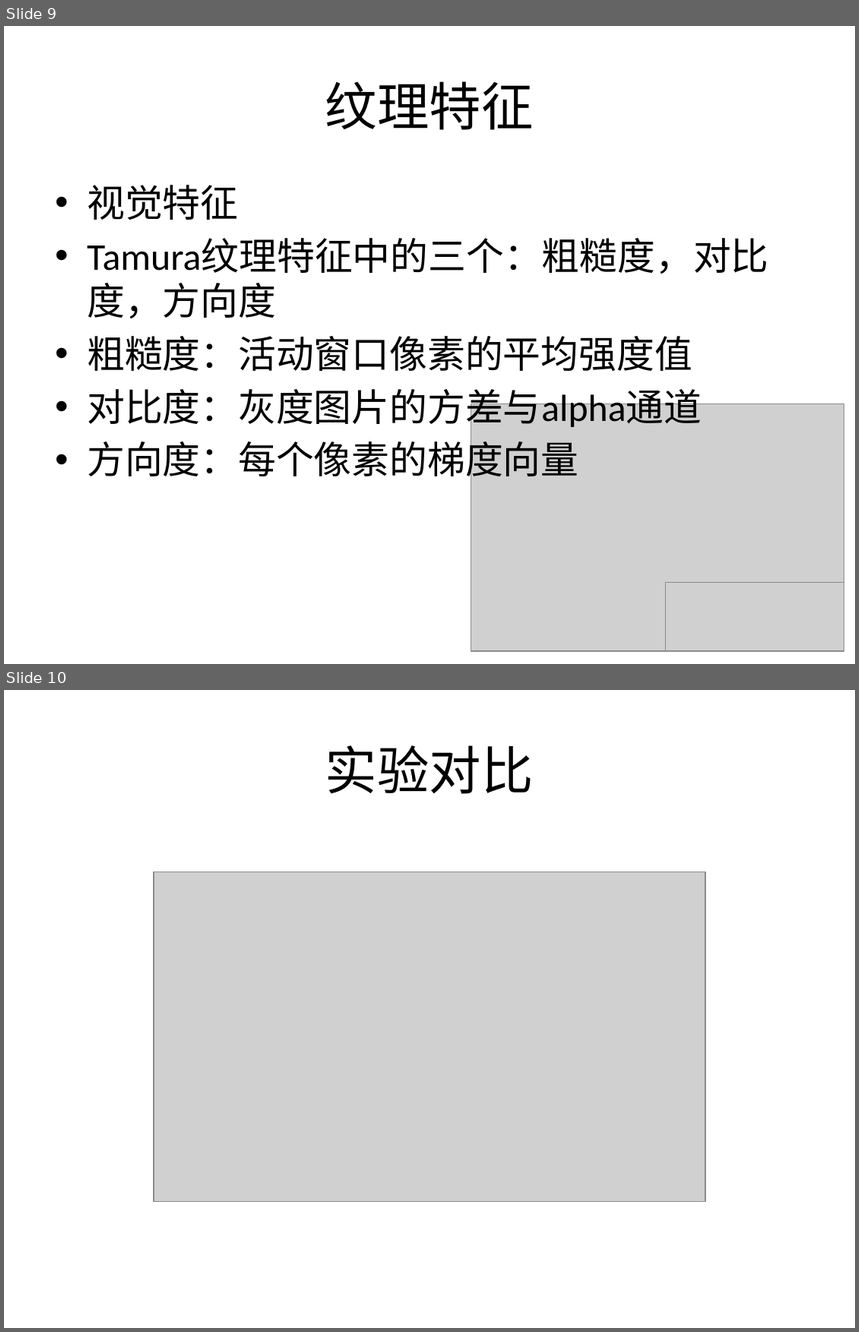
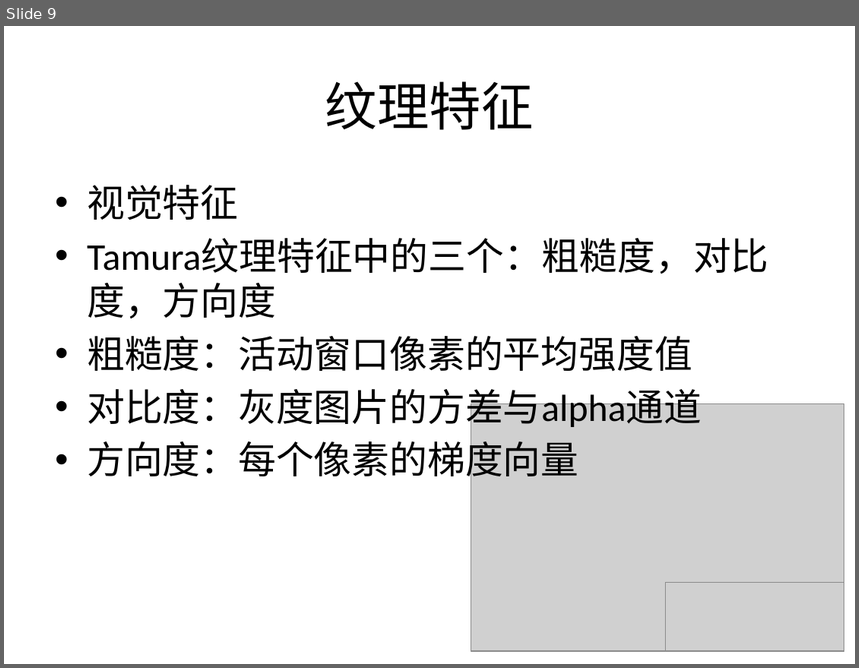
Before and after one commit to east-before-dawn/srt, a slide deck: slides.pptx. Shown one above the other, each under a label of ours: slides 9 and 10 before the commit, slide 9 after it. The pictures are 859x1332 and 859x668 pixels, drawn with LibreOffice and Linux fonts; fonts in the diff are those of the drawing; grey boxes stand for pictures. Boxes give left, top, right and bottom in pixels: in the first picture for what was removed or moved away, otherwise in the second. Text is boxed around its words. In the diff, an @@ line names an element or a change of style, - is before the commit and + after.

```diff
--- a/slides.pptx
+++ b/slides.pptx
@@ slide 10 removed at [4,690,855,1328], background #FFFFFF @@
@@ title removed at [325,745,534,794] @@
-实验对比
@@ picture removed at [154,872,705,1202] @@
```
Also in this commit, not shown: 2 slides changed, 2 slides added, 2 other files.
